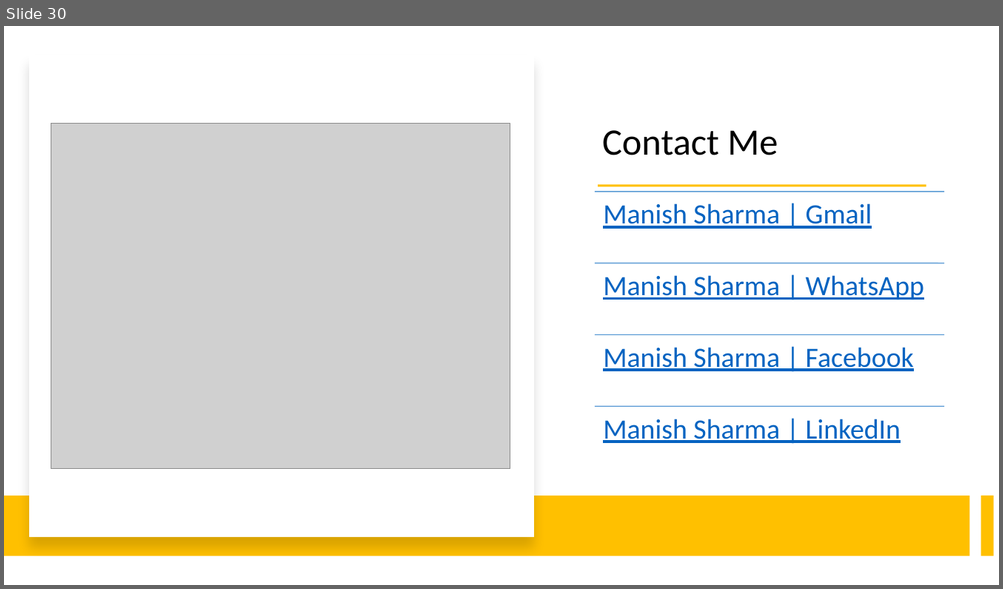
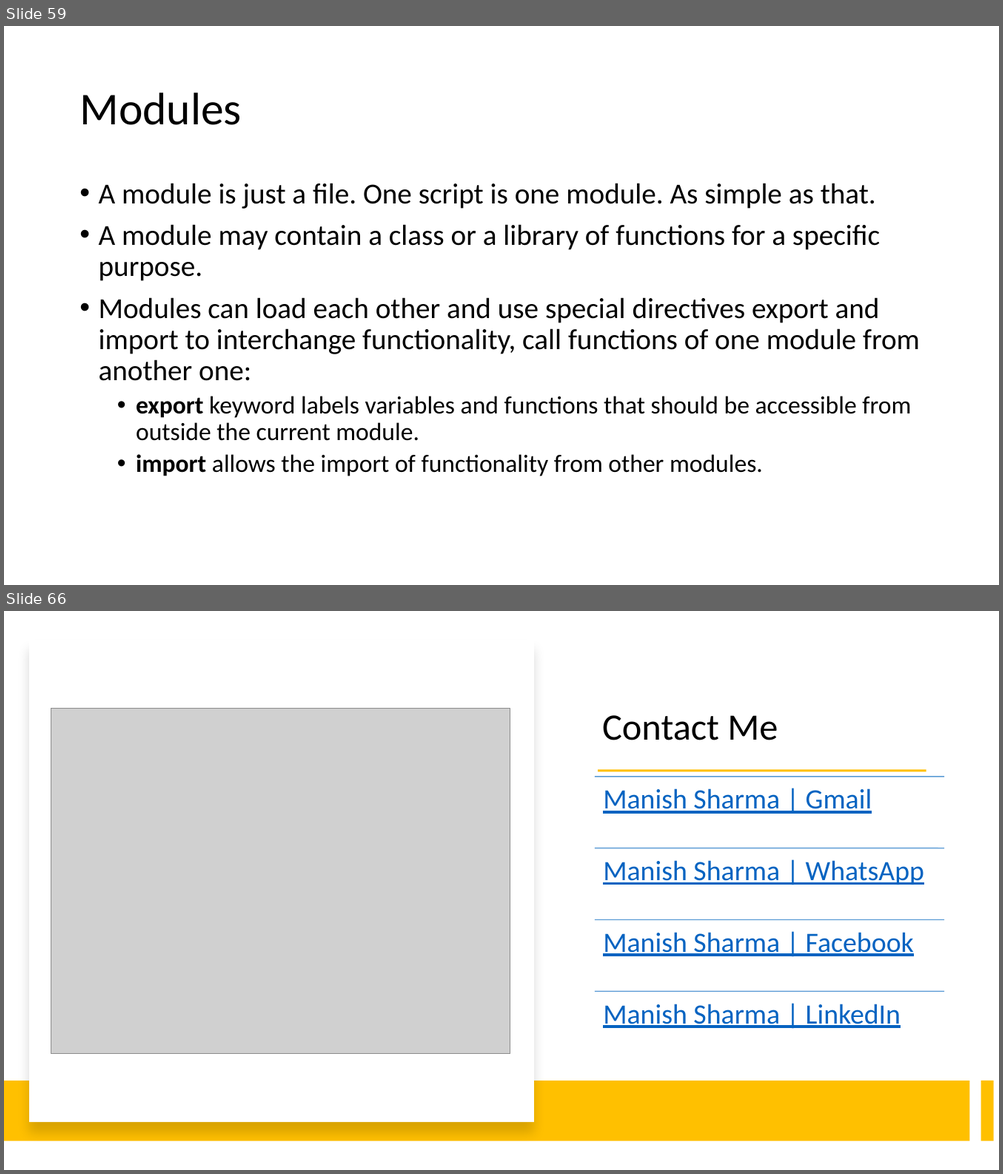
Before and after one commit to madhurinitu/EcmaBy_Manish, a slide deck: Notes/ECMAScript.pptx. Shown one above the other, each under a label of ours: slide 30 before the commit, slides 59 and 66 after it; the slides between them are not shown. The pictures are 1003x589 and 1003x1174 pixels, drawn with LibreOffice and Linux fonts; fonts in the diff are those of the drawing; grey boxes stand for pictures. Boxes give left, top, right and bottom in pixels: in the first picture for what was removed or moved away, otherwise in the second. Text is boxed around its words. In the diff, an @@ line names an element or a change of style, - is before the commit and + after.

```diff
--- a/Notes/ECMAScript.pptx
+++ b/Notes/ECMAScript.pptx
@@ slide 59 added at bbox=[4, 26, 999, 585], background #FFFFFF @@
@@ title added at bbox=[79, 93, 242, 125], 44 pt, text #000000 @@
+Modules
@@ text added at bbox=[99, 183, 919, 477], 28 pt, text #000000 @@
+• A module is just a file. One script is one module. As simple as that.
+• A module may contain a class or a library of functions for a specific purpose.
+• Modules can load each other and use special directives export and import to interchange functionality, call functions of one module from another one:
+  • export keyword labels variables and functions that should be accessible from outside the current module.
+  • import allows the import of functionality from other modules.
@@ what was slide 30 is now slide 66 @@
```
Also in this commit, not shown: 35 other slides added.
